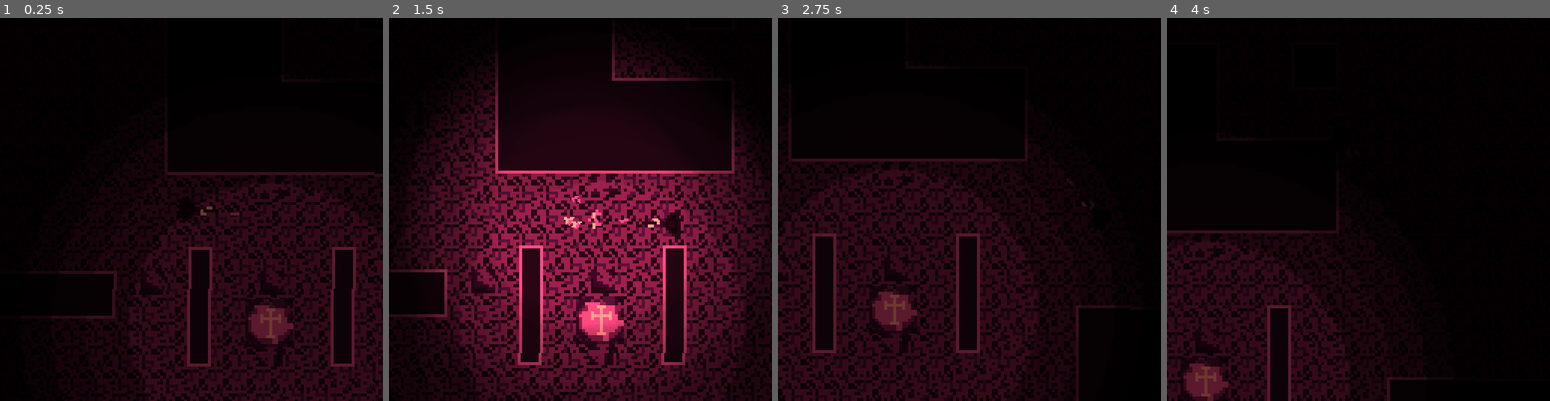
Above: before the commit, frames 1-4 (left to right).
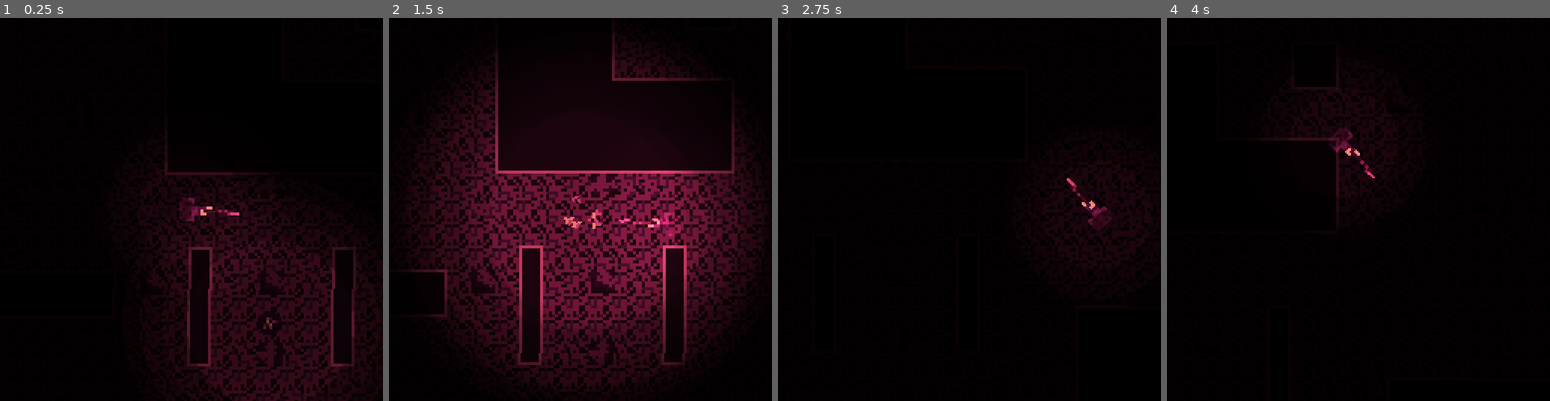
Above: after the commit, the same moments.

Repository: Simplexeon/WolfJam-2023
Game: Godot game, scene res://Levels/main.tscn
The game is run twice, just before and just after one commit, with the same random seed, the same clock (stepped at 60 frames per second) and the same inputs.
Inputs (mouse positions are in pixels of both pictures, inside the frame that each line leads up to):
- Up to frame 1 (0.25 s): no input
- Up to frame 2 (1.5 s): move the mouse to (664, 190) at 0.52 s; hold D (right) 0.53-1.28 s; click (664, 190) at 0.6 s; move the mouse to (503, 228) at 1.27 s; hold S (down) from 1.28 s (still down); right-click (503, 228) at 1.35 s
- Up to frame 3 (2.75 s): move the mouse to (1007, 125) at 2.02 s; release S (down) at 2.03 s; hold D (right) from 2.03 s (still down); click (1007, 125) at 2.1 s
- Up to frame 4 (4 s): move the mouse to (1339, 286) at 2.77 s; release D (right) at 2.78 s; hold W (up) 2.78-3.53 s; right-click (1339, 286) at 2.85 s; move the mouse to (1473, 266) at 3.52 s; hold A (left) from 3.53 s (still down); click (1473, 266) at 3.6 s

The runs differ from the first frame. In frame 1, 8.6% of the frame differs, in the area x 13-100%, y 40-100%; in frame 2, 27%; in frame 3, 29%, in the area x 0-88%, y 26-100%; in frame 4, 16%.

Commit message:
Lots of great stuff!

Diff:
--- a/Enemies/Navigation.gd
+++ b/Enemies/Navigation.gd
@@ -22,4 +22,3 @@
 	agent.target_position = player.global_position;
 
 	movement_dir = (agent.get_next_path_position() - global_position).normalized();
-	print(str(movement_dir));
--- a/Enemies/enemy.gd
+++ b/Enemies/enemy.gd
@@ -1,5 +1,9 @@
 extends CharacterBody2D
 class_name Enemy;
+
+# Signals
+signal died(death_pos : Vector2);
+
 
 # Parameters
 @export var speed : float = 100.0;
@@ -20,6 +24,9 @@
 	# Set AI
 	navigation.initialize(player, type, nav_map);
 
+	# Connect signals
+	died.connect(player._on_enemy_died);
+
 	# Set sprite
 	if(round(randf()) == 1):
 		sprite.texture = spriteA;
@@ -32,7 +39,10 @@
 func _physics_process(delta: float) -> void:
 
 	# Move
-	velocity = navigation.get_next_pos() * speed;
+	var move_dir : Vector2 = navigation.get_next_pos();
+	global_rotation = move_dir.angle();
+
+	velocity = move_dir * speed;
 	move_and_slide()
 
 
@@ -41,6 +51,7 @@
 	damage_light.visible = true;
 	damage_timer.start();
 	if(hp < 1):
+		died.emit();
 		queue_free();
 
 
--- a/Enemies/enemy.tscn
+++ b/Enemies/enemy.tscn
@@ -1,10 +1,12 @@
-[gd_scene load_steps=8 format=3 uid="uid://g33or5mpkwtf"]
+[gd_scene load_steps=9 format=3 uid="uid://g33or5mpkwtf"]
 
 [ext_resource type="Script" path="res://Enemies/enemy.gd" id="1_elbty"]
 [ext_resource type="Texture2D" uid="uid://b8yaeuw64wagc" path="res://Art/enemies/VampireA.png" id="2_d0y46"]
 [ext_resource type="Texture2D" uid="uid://cdo7q7ah7wqif" path="res://Art/Prototype/PixelLight.png" id="3_k174r"]
 [ext_resource type="Script" path="res://Enemies/Navigation.gd" id="4_igxrk"]
 [ext_resource type="Texture2D" uid="uid://covsm0gnri57k" path="res://Art/Prototype/Light.png" id="5_jnmxy"]
+
+[sub_resource type="CanvasItemMaterial" id="CanvasItemMaterial_4nicl"]
 
 [sub_resource type="OccluderPolygon2D" id="OccluderPolygon2D_au50w"]
 polygon = PackedVector2Array(-8, -8, 8, -8, 8, 8, -8, 8)
@@ -17,6 +19,8 @@
 script = ExtResource("1_elbty")
 
 [node name="Sprite2D" type="Sprite2D" parent="."]
+material = SubResource("CanvasItemMaterial_4nicl")
+rotation = 1.5708
 texture = ExtResource("2_d0y46")
 
 [node name="LightOccluder2D" type="LightOccluder2D" parent="Sprite2D"]
@@ -32,13 +36,13 @@
 [node name="GlowingEyes" type="Node2D" parent="."]
 
 [node name="PointLight2D" type="PointLight2D" parent="GlowingEyes"]
-position = Vector2(-3, -1)
+position = Vector2(1, -3)
 color = Color(0.72549, 0, 0.270588, 1)
 energy = 4.18
 texture = ExtResource("3_k174r")
 
 [node name="PointLight2D2" type="PointLight2D" parent="GlowingEyes"]
-position = Vector2(3, -1)
+position = Vector2(1, 3)
 color = Color(0.72549, 0, 0.270588, 1)
 energy = 4.18
 texture = ExtResource("3_k174r")
--- /dev/null
+++ b/Objects/pyre.gd
@@ -0,0 +1,20 @@
+extends StaticBody2D
+
+var current_scale : float = 1.0;
+var max_scale : float = 1.0;
+var dim_rate : float = 1.0;
+
+# Components
+@onready var light : PointLight2D = $PointLight2D;
+
+func initialize(set_texture_size : float, set_dim_rate : float = dim_rate):
+	max_scale = set_texture_size;
+	light.texture_scale = set_texture_size;
+	dim_rate = set_dim_rate;
+
+
+func _physics_process(delta: float) -> void:
+	light.texture_scale = lerp(0.0, max_scale, current_scale);
+	current_scale -= dim_rate * delta;
+	if(current_scale < 0.05):
+		queue_free();
--- a/Objects/pyre.tscn
+++ b/Objects/pyre.tscn
@@ -1,15 +1,17 @@
-[gd_scene load_steps=4 format=3 uid="uid://mhpso4iyhojp"]
+[gd_scene load_steps=5 format=3 uid="uid://mhpso4iyhojp"]
 
+[ext_resource type="Texture2D" uid="uid://culfjsdq54w5j" path="res://Art/Pyre replace.png" id="1_23vfw"]
 [ext_resource type="Texture2D" uid="uid://covsm0gnri57k" path="res://Art/Prototype/Light.png" id="1_ayrjv"]
-[ext_resource type="Texture2D" uid="uid://cekp6g6y01ikn" path="res://Art/pyre.png" id="1_fp40s"]
+[ext_resource type="Script" path="res://Objects/pyre.gd" id="1_ueu8d"]
 
-[sub_resource type="RectangleShape2D" id="RectangleShape2D_wpy1m"]
-size = Vector2(32, 32)
+[sub_resource type="CircleShape2D" id="CircleShape2D_xj8qh"]
+radius = 9.0
 
 [node name="Pyre" type="StaticBody2D"]
+script = ExtResource("1_ueu8d")
 
 [node name="Sprite2D" type="Sprite2D" parent="."]
-texture = ExtResource("1_fp40s")
+texture = ExtResource("1_23vfw")
 
 [node name="PointLight2D" type="PointLight2D" parent="."]
 energy = 0.8
@@ -19,7 +21,7 @@
 texture_scale = 1.3
 
 [node name="CollisionShape2D" type="CollisionShape2D" parent="."]
-shape = SubResource("RectangleShape2D_wpy1m")
+shape = SubResource("CircleShape2D_xj8qh")
 
 [node name="NavigationObstacle2D" type="NavigationObstacle2D" parent="."]
-radius = 25.0
+radius = 15.0
--- a/Player/gun.tscn
+++ b/Player/gun.tscn
@@ -1,8 +1,12 @@
-[gd_scene load_steps=4 format=3 uid="uid://qiaarkcs1nih"]
+[gd_scene load_steps=5 format=3 uid="uid://qiaarkcs1nih"]
 
 [ext_resource type="Script" path="res://Player/Gun.gd" id="1_y8dog"]
 [ext_resource type="Texture2D" uid="uid://bi2efwgi86gqp" path="res://Art/player/gundoom.png" id="2_a837a"]
 [ext_resource type="Texture2D" uid="uid://cf0an68xw6fl" path="res://Art/Prototype/MuzzleFlash.png" id="3_s4ft5"]
+
+[sub_resource type="CanvasItemMaterial" id="CanvasItemMaterial_l784x"]
+blend_mode = 1
+light_mode = 1
 
 [node name="Gun" type="Node2D"]
 script = ExtResource("1_y8dog")
@@ -13,6 +17,7 @@
 bullet_lifetime = 0.4
 
 [node name="Sprite2D" type="Sprite2D" parent="."]
+material = SubResource("CanvasItemMaterial_l784x")
 position = Vector2(8, -1)
 rotation = -1.5708
 texture = ExtResource("2_a837a")
--- a/Player/player.gd
+++ b/Player/player.gd
@@ -66,3 +66,7 @@
 	if(right):
 		result.x += 1;
 	return result.normalized();
+
+
+func _on_enemy_died(death_pos : Vector2) -> void:
+	print("enemy died!");
--- a/Player/player_character.tscn
+++ b/Player/player_character.tscn
@@ -1,19 +1,35 @@
-[gd_scene load_steps=5 format=3 uid="uid://brjpsfcowvc7i"]
+[gd_scene load_steps=9 format=3 uid="uid://brjpsfcowvc7i"]
 
 [ext_resource type="Script" path="res://Player/player.gd" id="1_jk8fe"]
 [ext_resource type="PackedScene" uid="uid://qiaarkcs1nih" path="res://Player/gun.tscn" id="2_87qi1"]
 [ext_resource type="Texture2D" uid="uid://bfdklyykf7c0t" path="res://Art/player/player.png" id="3_mldyy"]
+[ext_resource type="Texture2D" uid="uid://covsm0gnri57k" path="res://Art/Prototype/Light.png" id="4_ntn0w"]
+
+[sub_resource type="CanvasItemMaterial" id="CanvasItemMaterial_kgwk4"]
+blend_mode = 1
+light_mode = 1
+
+[sub_resource type="CanvasItemMaterial" id="CanvasItemMaterial_g0vcc"]
+blend_mode = 1
+light_mode = 1
+
+[sub_resource type="CanvasItemMaterial" id="CanvasItemMaterial_wq8hy"]
+blend_mode = 1
+light_mode = 1
 
 [sub_resource type="CircleShape2D" id="CircleShape2D_u2md2"]
 radius = 9.05539
 
 [node name="PlayerCharacter" type="CharacterBody2D"]
+material = SubResource("CanvasItemMaterial_kgwk4")
 script = ExtResource("1_jk8fe")
 
 [node name="Gun" parent="." instance=ExtResource("2_87qi1")]
+material = SubResource("CanvasItemMaterial_g0vcc")
 position = Vector2(8, 2)
 
 [node name="Sprite2D" type="Sprite2D" parent="."]
+material = SubResource("CanvasItemMaterial_wq8hy")
 rotation = -1.5708
 texture = ExtResource("3_mldyy")
 
@@ -24,3 +40,8 @@
 
 [node name="Flank" type="Node2D" parent="."]
 position = Vector2(-46, 0)
+
+[node name="PointLight2D" type="PointLight2D" parent="."]
+energy = 0.4
+texture = ExtResource("4_ntn0w")
+texture_scale = 0.5
Not shown, added: Art/Pyre replace.png.import
